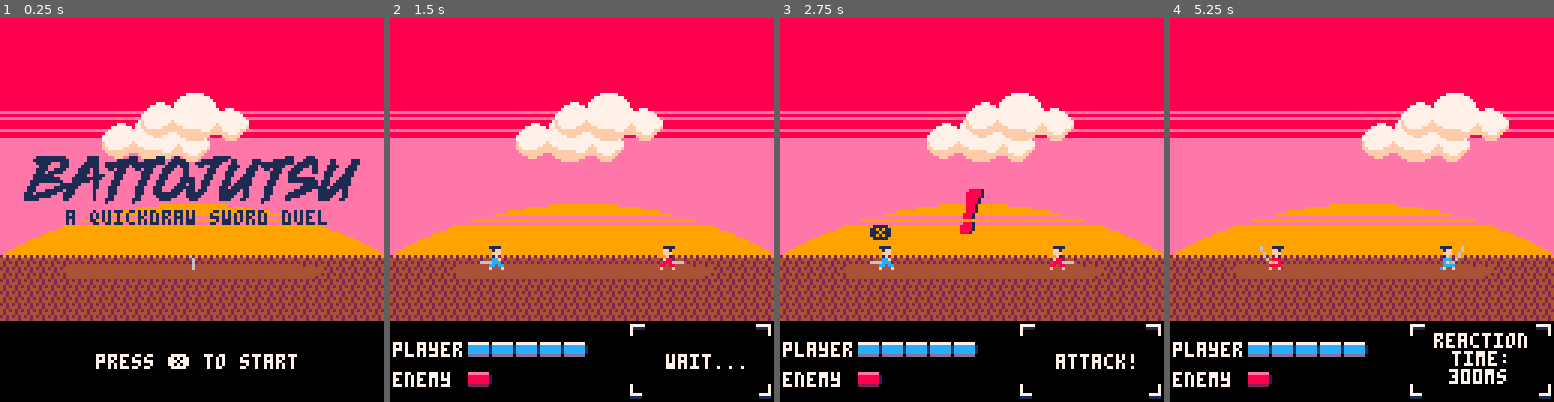
Above: before the commit, frames 1-4 (left to right).
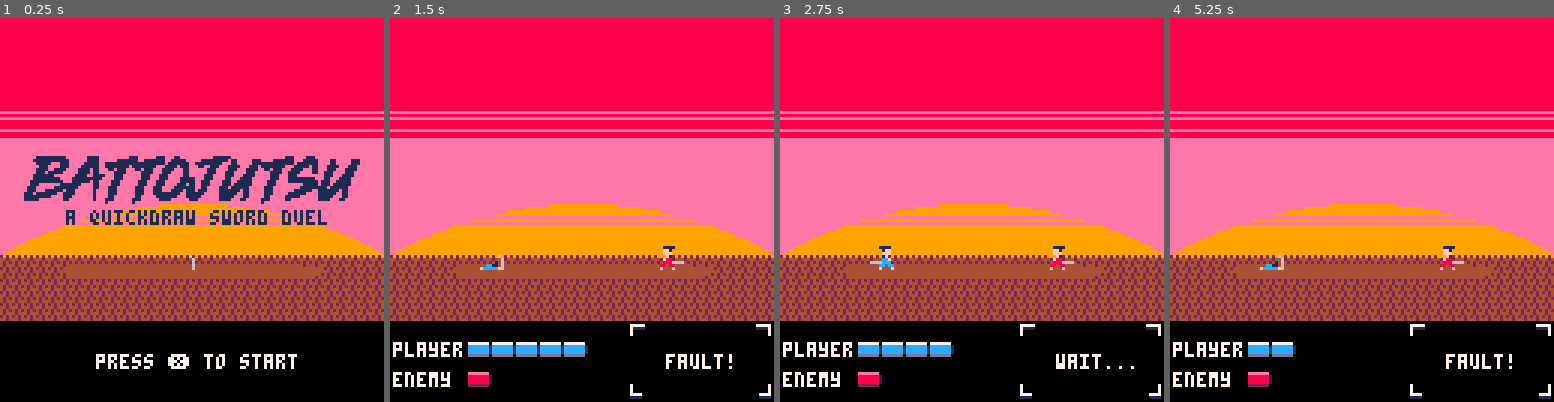
Above: after the commit, the same moments.

Repository: tferronatto/battojutsu
Game: PICO-8 cartridge battojutsu.p8
The game is run twice, just before and just after one commit, with the same random seed, the same clock (stepped at 60 frames per second) and the same inputs.
Inputs:
- Up to frame 1 (0.25 s): no input
- Up to frame 2 (1.5 s): tap X (X key) at 0.33, 1.07 s; tap O (Z key) at 0.7 s
- Up to frame 3 (2.75 s): tap O (Z key) at 1.7, 2.1, 2.5 s; tap X (X key) at 1.85 s
- Up to frame 4 (5.25 s): tap O (Z key) every 0.4 s from 2.9 to 4.9 s; tap X (X key) at 2.97, 4.08, 5.2 s

The runs differ from the first frame. In frame 1, 4.2% of the frame differs, in the area x 26-65%, y 19-38%; in frame 2, 4.7%; in frame 3, 5.3%; in frame 4, 6.5%, in the area x 23-93%, y 19-96%.

Commit message:
fault state added, code optimization

Diff:
--- a/battojutsu.p8
+++ b/battojutsu.p8
@@ -13,20 +13,23 @@
 states.gameover={}
 
 function _init()
-  state="menu"
-  defeated=0
-  for k,v in pairs(states) do
-    v:init()
-  end
+	state="menu"
+ defeated=0
+ for k,v in pairs(states) do
+ 	v:init()
+ end
 end
 
 function _update60()
-  states[state]:update()
-  update_clouds(clouds)
+	states[state]:update()
+	update_clouds(clouds)
 end
 
 function _draw()
-  states[state]:draw()
+	cls()
+	draw_bg()
+	draw_clouds()
+ states[state]:draw()
 end
 
 function update_state()
@@ -38,250 +41,253 @@
 -->8
 -- title screen/menu --
 function states.menu:init()
-  self.next_state="play"
-  clouds=init_clouds(2)
-  flash=0
-  enemy_life=1
-  enemy_reaction=30
-  p1=make_player(30,1,1,5)
-  p2=make_player(90,3,enemy_reaction,enemy_life)
-  music(0)
+ self.next_state="play"
+ clouds=init_clouds(2)
+ flash=0
+ enemy_life=1
+ enemy_reaction=30
+ p1=make_player(30,1,1,5)
+ p2=make_player(90,3,enemy_reaction,enemy_life)
+ music(0)
 end
 
 function states.menu:update()
-  ui_text=msg.start
-  if btnp(5) then
-     music(-1,2000)
-    update_state()
-  end
+ ui_text=msg.start
+ if btnp(5) then
+	 music(-1,2000)
+  update_state()
+ end
 end
 
 function states.menu:draw()
-  cls()
-  draw_bg()
-  draw_clouds(clouds)
-  spr(32,8,46,14,2)
-  spr(16,60,76)
-  print("a quickdraw sword duel",22,64,1)
-  print(ui_text,hcenter(ui_text),112,7)
+	spr(32,8,46,14,2)
+ spr(16,60,76)
+ print("a quickdraw sword duel",22,64,1)
+ print(ui_text,hcenter(ui_text),112,7)
 end
 -->8
 -- play state --
 function states.play:init()
-  self.next_state="result"
-  wait_time=load_wait_timer(240)
-  can_attack=false
+	self.next_state="result"
+ wait_time=load_wait_timer(240)
+ can_attack=false
 end
 
 function states.play:update()
-  if wait_time>0 and can_attack==false then
-    wait_time-=1
-    ui_text=msg.wait
+	if btnp(❎) or p1.t>p2.reaction then
+		if can_attack then
+			flash=3
+			p1.sp=p1.sp_attack
+			p2.sp=p2.sp_attack
+			swap_position(p1,p2)
+			sfx(2)
+			wait_time=240
+		else
+			p1.sp=p1.sp_dead
+			wait_time=60
+			sfx(3)
+		end
+		show_result=false
+		update_state()
+	end
+
+	if wait_time>0 then
+		wait_time-=1
+		ui_text=msg.wait
+	else
+		can_attack=true
+		p1.t+=1
+		ui_text=msg.attack
+	end
+end
+
+function states.play:draw()
+ draw_player(p1)
+ draw_player(p2)
+
+ if can_attack then
+	 spr(6,60,57,1,2)
+  print("❎",p1.x,p1.y-7,1)
+ end
+
+ draw_lifebars()
+ draw_msgbox()
+ print(ui_text,92,112,7)
+end
+-->8
+-- result state --
+function states.result:init()
+ self.next_state="gameover"
+end
+
+function states.result:update()
+ if flash>0 then
+	 flash-=1
+ end
+
+ if wait_time>0 then
+	 wait_time-=1
+ elseif show_result==false then
+	 show_result=true
+ end
+
+ if show_result then
+  local finish=check_result(p1,p2)
+  if finish then
+ 	 sfx(3)
+   if p1.life>0 then
+    music(0)
+   else
+    music(1)
+   end
+   update_state()
   else
-    can_attack=true
-    sfx(5)
-    ui_text=msg.attack
-		end
-
-  if can_attack then
-    if btnp(5) or p1.t>p2.reaction then
-      flash=3
-      can_attack=false
-      p1.sp=p1.sp_attack
-      p2.sp=p2.sp_attack
-      swap_position(p1,p2)
-      wait_time=240
-      sfx(2)
-      show_result=false
-      update_state()
-    else
-      p1.t+=1
-    end
-  end
-end
-
-function states.play:draw()
-  cls()
-  draw_bg()
-  draw_clouds(clouds)
-
-  draw_player(p1)
+   state="play"
+   init_combat()
+  end
+ end
+end
+
+function states.result:draw()
+ if flash>0 then
+	 cls(7)
+	 spr(5,60,76)
+ else
+	 draw_player(p1)
   draw_player(p2)
-
-  if can_attack then
-    spr(6,60,57,1,2)
-    print("❎",p1.x,p1.y-7,1)
-  end
 
   draw_lifebars()
   draw_msgbox()
-  print(ui_text,92,112,7)
-end
--->8
--- result state --
-function states.result:init()
-  self.next_state="gameover"
-end
-
-function states.result:update()
-  if flash>0 then
-    flash-=1
-  end
-
-  if wait_time>0 then
-    wait_time-=1
-  elseif show_result==false then
-    show_result=true
-  end
-
-  if show_result then
-    local finish=check_result(p1,p2)
-    if finish then
-      sfx(3)
-      if p1.life>0 then music(0)
-      else music(1) end
-      update_state()
-    else
-      state="play"
-      init_combat()
-    end
-  end
-end
-
-function states.result:draw()
-  if flash>0 then
-    cls(7)
-    spr(5,60,76)
+
+  if can_attack then
+ 	 print(msg.reaction,88,105,7)
+  	print(flr(p1.t*16.67).."ms",93,117,7)
   else
-    cls()
-    draw_bg()
-    draw_clouds(clouds)
-
-    draw_player(p1)
-    draw_player(p2)
-
-    draw_lifebars()
-    draw_msgbox()
-    print("reaction",88,105,7)
-    print("time:",94,111,7)
-    print(flr(p1.t*16.67).."ms",93,117,7)
-  end
+  	print(msg.fault,92,112,7)
+  end
+ end
 end
 -->8
 -- game over/continue state--
 function  states.gameover:init()
-  self.next_state="menu"
+ self.next_state="menu"
 end
 
 function states.gameover:update()
-  if p1.life>0 then
-    ui_text=msg.continue
-    if btnp(5) then
-      next_combat()
-      music(-1,2000)
-      state="play"
-    end
-  else
-    if btnp(4) then
-      _init()
-    end
-    ui_text=msg.reset
-  end
+ if p1.life>0 then
+	 ui_text=msg.continue
+  if btnp(5) then
+ 	 next_combat()
+   music(-1,2000)
+   state="play"
+  end
+ else
+	 if btnp(4) then
+ 	 _init()
+	 end
+  ui_text=msg.reset
+ end
 end
 
 function states.gameover:draw()
-  cls()
-  draw_bg()
-  draw_clouds(clouds)
-  draw_player(p1)
-  draw_player(p2)
-
-  if p1.life<=0 then
-    print(msg.gameover,hcenter(msg.gameover),54,1)
-    print(msg.score..defeated,hcenter(msg.score),60,1)
-  end
+	draw_player(p1)
+ draw_player(p2)
+
+	if p1.life<=0 then
+ 	print(msg.gameover,hcenter(msg.gameover),54,1)
+  print(msg.score..defeated,hcenter(msg.score)-4,60,1)
+ end
   print(ui_text,hcenter(ui_text),110,7)
 end
-
 -->8
 --player control --
 function make_player(x,sp,t,life)
-  local p={}
-    p.x=x
-    p.y=76
-    p.sp_idle=sp
-    p.sp_attack=sp+1
-    p.sp_dead=sp+16
-    p.sp=p.sp_idle
-    p.t=0
-    p.flip=false
-    p.reaction=t or nil
-    p.life=life or 1
-    p.col=8
-    p.pall={8,10,3,13,14}
-  return p
+ local p={}
+	 p.x=x
+  p.y=76
+  p.sp_idle=sp
+  p.sp_attack=sp+1
+  p.sp_dead=sp+16
+  p.sp=p.sp_idle
+  p.t=0
+  p.flip=false
+  p.reaction=t or nil
+  p.life=life or 1
+  p.col=8
+  p.pall={8,10,3,13,14}
+ return p
 end
 
 function draw_player(p)
-		pal(8,p.col)
-  spr(p.sp,p.x,p.y,1,1,p.flip,false)
-  pal()
+	pal(8,p.col)
+ spr(p.sp,p.x,p.y,1,1,p.flip,false)
+ pal()
 end
 
 function swap_position(a,b)
-  local pos1,pos2=a.x,b.x
-  a.x=pos2
-  b.x=pos1
+ local pos1,pos2=a.x,b.x
+ a.x=pos2
+ b.x=pos1
 end
 
 function init_combat()
-  can_attack = false
-  wait_time=load_wait_timer(240)
-  p1.t=0
+ can_attack=false
+ wait_time=load_wait_timer(240)
+ p1.t=0
 end
 
 function next_combat()
-  enemy_reaction-=1
-  if enemy_life<6 then enemy_life+=1 end
-  p1=make_player(30,1,0,p1.life)
-  p2=make_player(90,3,enemy_reaction,enemy_life)
+ enemy_reaction-=1
+ if enemy_life<6 then enemy_life+=1 end
+	 p1=make_player(30,1,0,p1.life)
+	 p2=make_player(90,3,enemy_reaction,enemy_life)
   p2.col=p2.pall[flr(rnd(#p2.pall))+1]
   init_combat()
 end
 
 function check_result(a,b)
-  local combat_end=false
-
-  -- a wins
-  if a.t<=b.reaction then
-    b.life-=1
-    sfx(4)
-  -- b wins
-  else
-    a.life-=1
-    sfx(4)
-  end
-
-  -- a is dead
-  if a.life<=0 then
-    combat_end=true
-    a.sp=a.sp_dead
-  else
-    a.sp=a.sp_idle
-    a.flip=not a.flip
-  end
+ local combat_end=false
+
+	-- if was a fault
+	if not can_attack then
+		a.life-=1
+	-- if was a valid attack
+	else
+	 -- a wins
+		if a.t<=b.reaction then
+ 	 b.life-=1
+   sfx(4)
+ 	-- b wins
+ 	else
+ 	 a.life-=1
+   sfx(4)
+ 	end
+ end
+
+ -- a is dead
+ if a.life<=0 then
+	 combat_end=true
+  a.sp=a.sp_dead
+ else
+	 a.sp=a.sp_idle
+ 	if can_attack then
+ 	 a.flip=not a.flip
+ 	end
+ end
 
   -- b is dead
-  if b.life<=0 then
-    b.sp=b.sp_dead
-    combat_end=true
-    defeated+=1
-  else
-    b.sp=b.sp_idle
-    b.flip=not b.flip
-  end
-
-  return combat_end
+ if b.life<=0 then
+	 b.sp=b.sp_dead
+  combat_end=true
+  defeated+=1
+ else
+  b.sp=b.sp_idle
+  if can_attack then
+ 	 b.flip=not b.flip
+ 	end
+ end
+
+ return combat_end
 end
 
 -- timers
@@ -360,6 +366,8 @@
 msg.start="press ❎ to start"
 msg.wait="wait..."
 msg.attack="attack!"
+msg.fault="fault!"
+msg.reaction="reaction\ntime:"
 msg.reset="press 🅾️ to restart"
 msg.continue="press ❎ to continue"
 msg.gameover="-- game over --"
